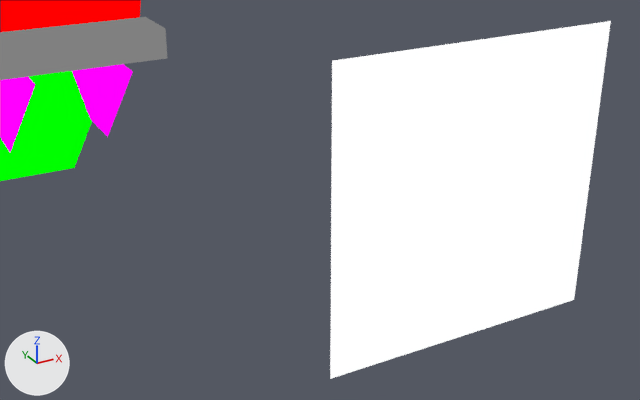
Two versions of the Blender file assets-source/blender/motion/tyrannosaurus-sneeze.blend, one commit apart.
Both versions are drawn from a 50 mm lens placed at (86.57, -33.57, 35.48), pointed at (88.84, -29.45, 33.42). Lighting does not change. The marker at lower left points along +X, +Y and +Z. The picture after the commit comes second.

Script lines for the objects in view, before the commit:
```python
ob_dinotycoon_motion_tyrannosaurus_sneeze_jaw = bpy.data.objects.new('DinoTycoon_Motion_tyrannosaurus_sneeze_jaw', me_dinotycoon_motion_tyrannosaurus_sneeze_sample_jaw)
ob_dinotycoon_motion_tyrannosaurus_sneeze_jaw.location = (0.0, 0.0, 0.0)
ob_dinotycoon_motion_tyrannosaurus_sneeze_mouth = bpy.data.objects.new('DinoTycoon_Motion_tyrannosaurus_sneeze_mouth', me_dinotycoon_motion_tyrannosaurus_sneeze_sample_mouth)
ob_dinotycoon_motion_tyrannosaurus_sneeze_mouth.location = (0.0, 0.0, 0.0)
ob_dinotycoon_motion_tyrannosaurus_sneeze_skull = bpy.data.objects.new('DinoTycoon_Motion_tyrannosaurus_sneeze_skull', me_dinotycoon_motion_tyrannosaurus_sneeze_sample_skull)
ob_dinotycoon_motion_tyrannosaurus_sneeze_skull.location = (0.0, 0.0, 0.0)
# also in view: 'DinoTycoon_Motion_tyrannosaurus_sneeze_tooth_58' at (90.75, -6.0, 27.0); 'DinoTycoon_Motion_tyrannosaurus_sneeze_eye' at (89.5, -30.0, 33.5); 'DinoTycoon_Motion_tyrannosaurus_sneeze_tooth_61' at (93.75, -6.0, 27.0)
```
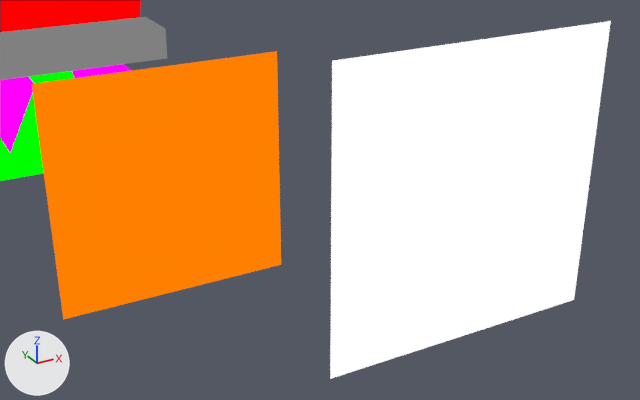
Changed parts and their boxes (x1, y1, x2, y2) in the pictures (640 x 400 px):
'DinoTycoon_Motion_tyrannosaurus_sneeze_eye_white', added (orange): after (32, 51, 281, 320)
'DinoTycoon_Motion_tyrannosaurus_sneeze_jaw', unchanged, covered by the edit: before (0, 71, 92, 181); after (0, 71, 74, 181)
'DinoTycoon_Motion_tyrannosaurus_sneeze_tooth_61', unchanged, covered by the edit: before (72, 64, 133, 137); after (72, 64, 132, 78)

What changed in the scene script:
```text
Add mat_dinotycoon_role_y:
    mat_dinotycoon_role_y = emission_material('DinoTycoon_Role_Y')
    mat_dinotycoon_role_y.base_color = (1.0, 0.216, 0.0)  # orange #ff8000
Add me_dinotycoon_motion_tyrannosaurus_sneeze_sample_eye_white:
    me_dinotycoon_motion_tyrannosaurus_sneeze_sample_eye_white.from_pydata([(87.4, -29.0, 34.2), (88.8, -29.0, 34.2), (88.8, -29.0, 32.8), (87.4, -29.0, 32.8), (87.4, -29.0, 34.2), (88.8, -29.0, 34.2), (88.8, -29.0, 32.8), (87.4, -29.0, 32.8)], [], [(3, 2, 1, 0), (4, 5, 6, 7), (0, 1, 5, 4), (1, 2, 6, 5), (2, 3, 7, 6), (3, 0, 4, 7)])
    me_dinotycoon_motion_tyrannosaurus_sneeze_sample_eye_white.materials.append(mat_dinotycoon_role_y)  # orange #ff8000
Add ob_dinotycoon_motion_tyrannosaurus_sneeze_eye_white:
    ob_dinotycoon_motion_tyrannosaurus_sneeze_eye_white = bpy.data.objects.new('DinoTycoon_Motion_tyrannosaurus_sneeze_eye_white', me_dinotycoon_motion_tyrannosaurus_sneeze_sample_eye_white)
    ob_dinotycoon_motion_tyrannosaurus_sneeze_eye_white.location = (0.0, 0.0, 0.0)
```
